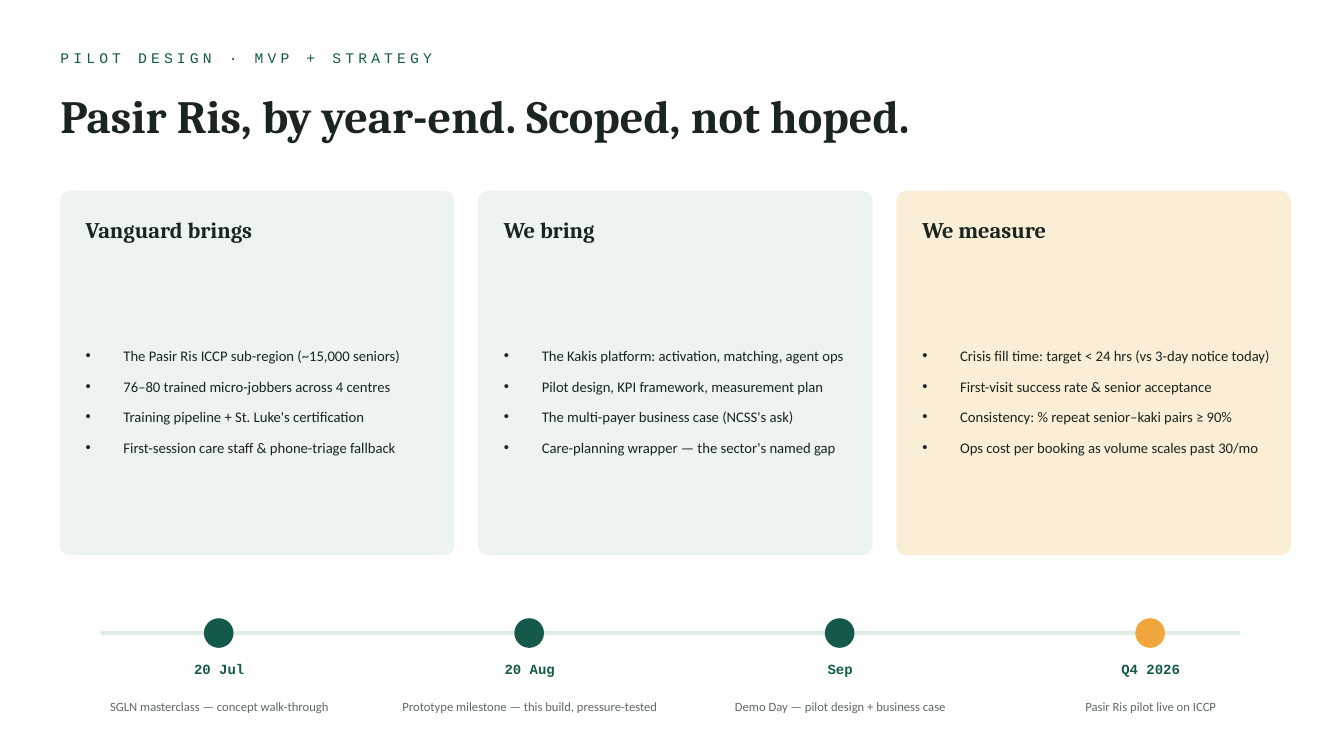
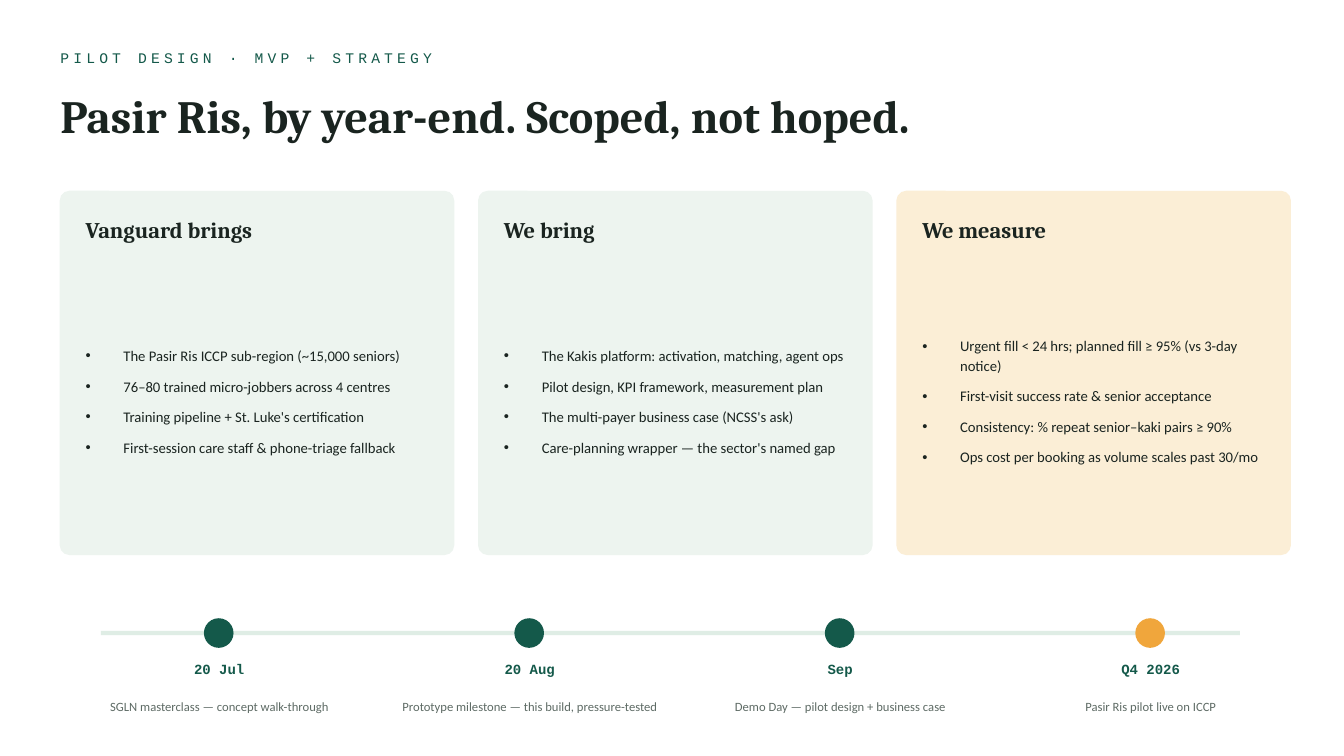
Before and after one commit to quixoticblink/eldercare, a slide deck: slide 14 of knowledge/pitch/Kakis-DemoDay-Pitch.pptx. Drawn at 1344x756 pixels with LibreOffice and Linux fonts; fonts in the diff are those of the drawing. Boxes give left, top, right and bottom in pixels: in the first picture for what was removed or moved away, otherwise in the second. Text is boxed around its words. In the diff, an @@ line names an element or a change of style, - is before the commit and + after.

```diff
--- a/knowledge/pitch/Kakis-DemoDay-Pitch.pptx
+++ b/knowledge/pitch/Kakis-DemoDay-Pitch.pptx
@@ text at box(960, 340, 1237, 373): text changed @@
-• Crisis fill time: target < 24 hrs (vs 3-day notice today)
+• Urgent fill < 24 hrs; planned fill ≥ 95% (vs 3-day notice)
```
Also in this commit, not shown: 7 other slides changed, 7 other files.
